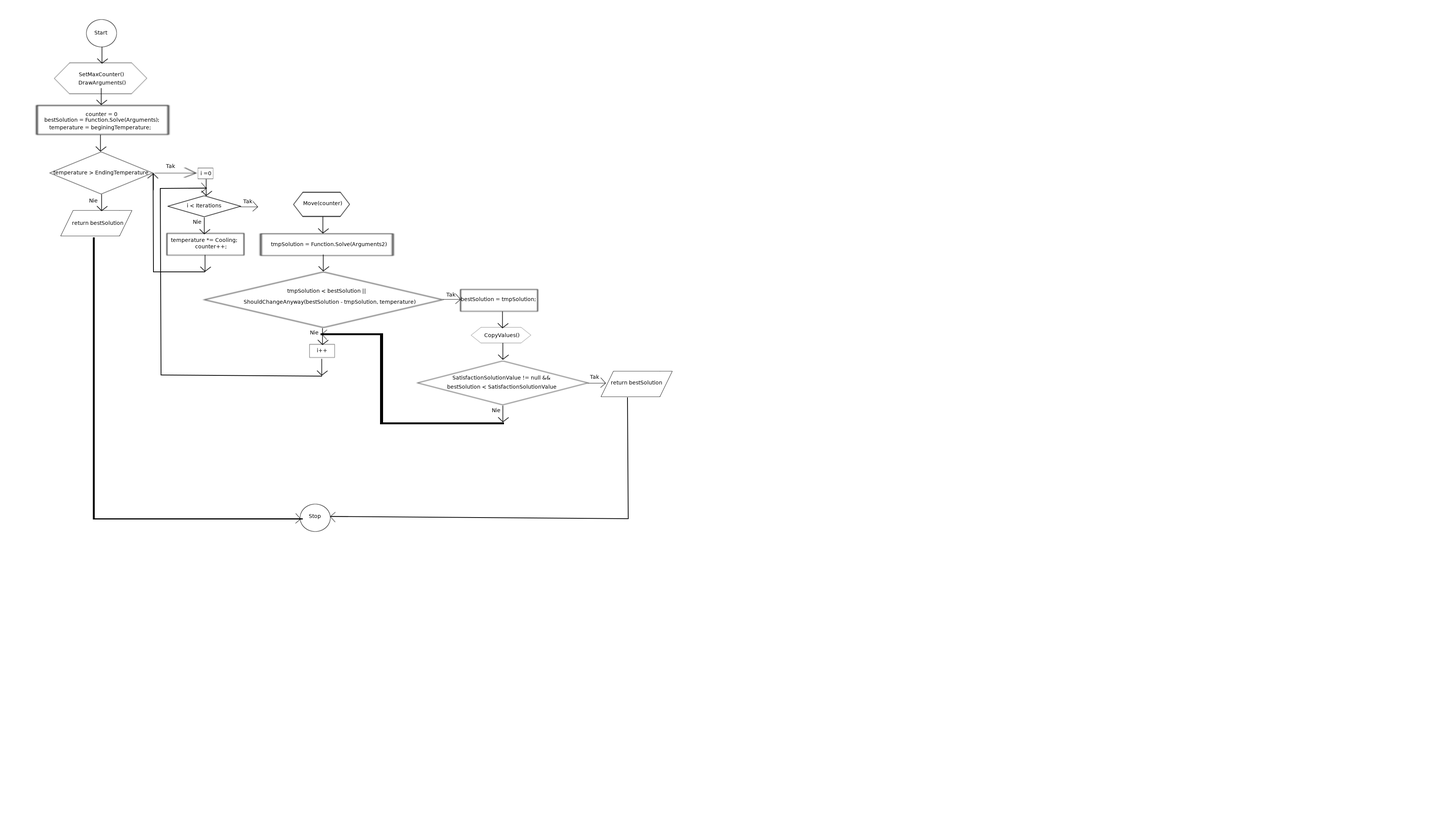
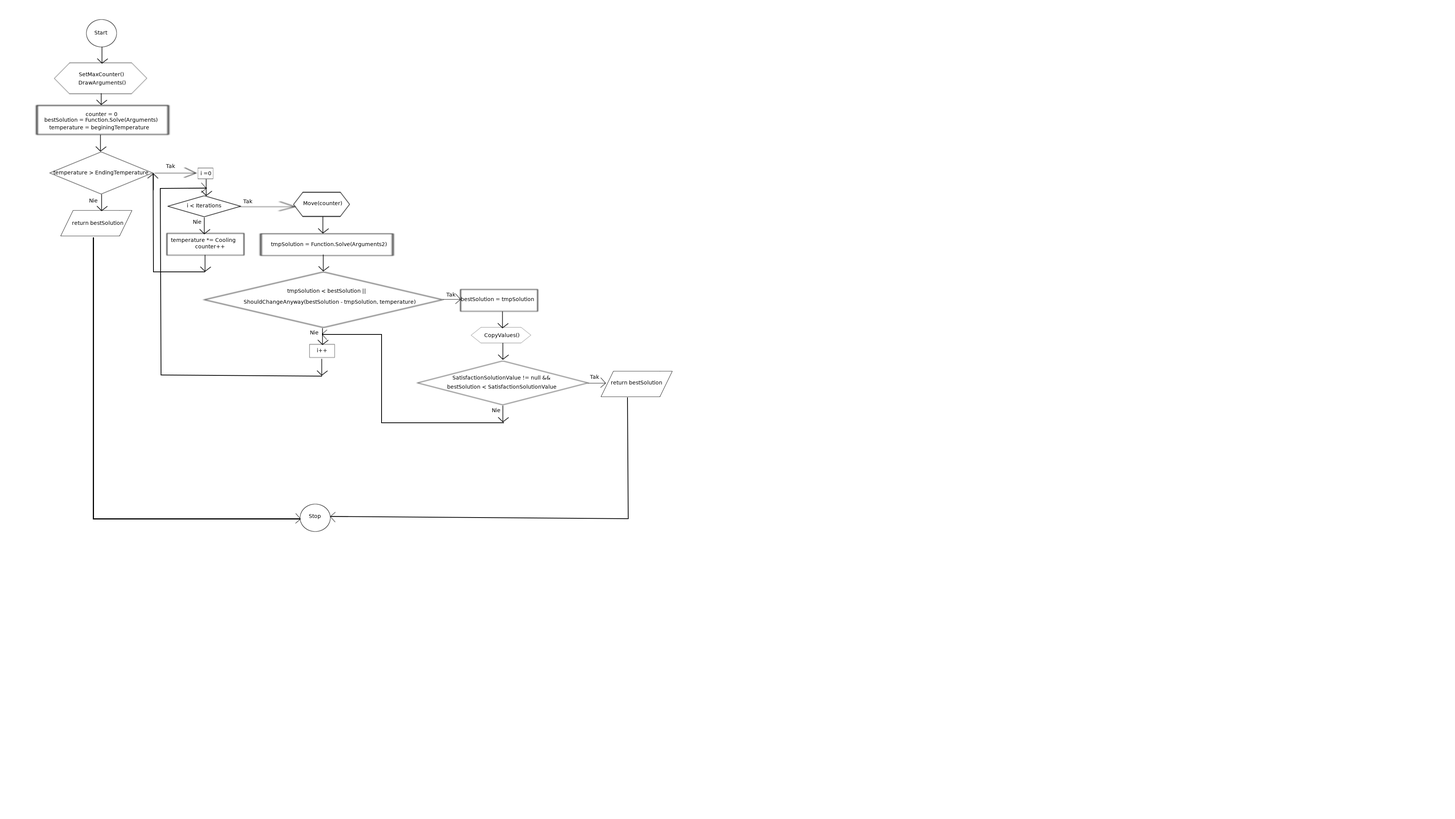
Before/after of a w=1455, h=819 layered artwork. What changed in the layer stack:
painted on ">. kopia #1" over [237, 200, 298, 212]
painted on "tmps" over [93, 237, 303, 520]
painted on "tmps #3" over [320, 333, 505, 425]
renamed "temperature *= Cooling; ..." to "temperature *= Cooling ...", painted on it over [225, 239, 238, 249]
